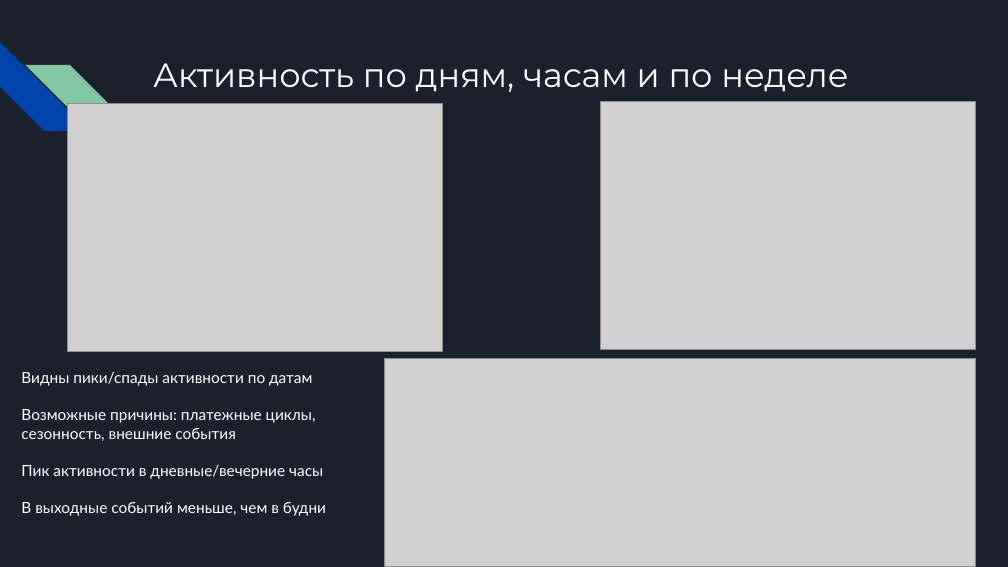
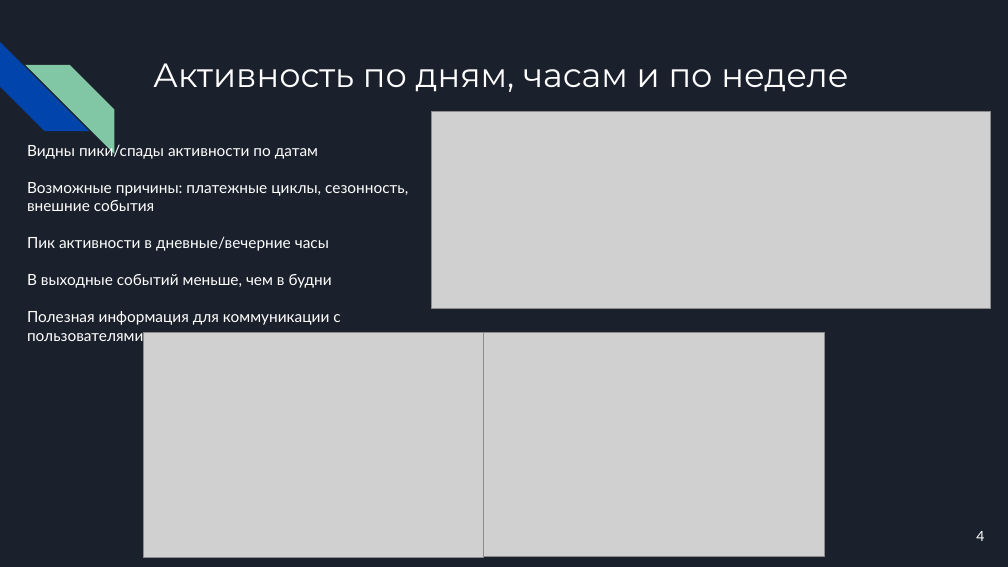
Before and after one commit to FedeVas/mobile-app-churn-analysis, a slide deck: slide 4 of presentation/Анализ проекта.pptx. Drawn at 1008x567 pixels with LibreOffice and Linux fonts; fonts in the diff are those of the drawing; grey boxes stand for pictures. Boxes give left, top, right and bottom in pixels: in the first picture for what was removed or moved away, otherwise in the second. Text is boxed around its words. In the diff, an @@ line names an element or a change of style, - is before the commit and + after.

```diff
--- a/presentation/Анализ проекта.pptx
+++ b/presentation/Анализ проекта.pptx
@@ picture: place and size @@
-picture at <box>385,359,977,567</box>
+picture at <box>431,112,991,309</box>
@@ text "Видны пики/спады активности по датам": place and size @@
-text "Видны пики/спады активности по датам" at <box>21,371,326,516</box>
+text "Видны пики/спады активности по датам" at <box>27,142,408,341</box>
@@ text at <box>27,311,340,341</box>: paragraph added @@
+Полезная информация для коммуникации с пользователями
@@ picture: place and size @@
-picture at <box>68,103,443,351</box>
+picture at <box>143,332,484,557</box>
@@ picture: place and size @@
-picture at <box>601,102,977,350</box>
+picture at <box>484,332,825,556</box>
@@ page number added at <box>976,531,984,541</box>, 10 pt, text #FFFFFF @@
+4
```
Also in this commit, not shown: 10 other slides changed, 1 slide added, 1 slide removed.
